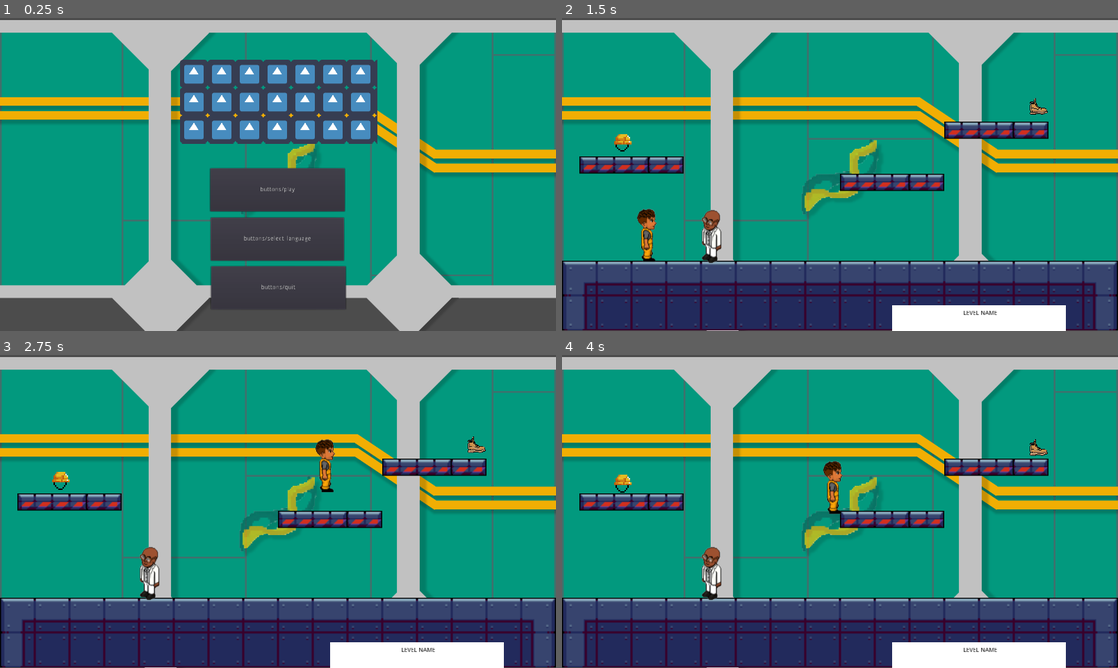
Above: before the commit, frames 1-4 (two rows, left to right).
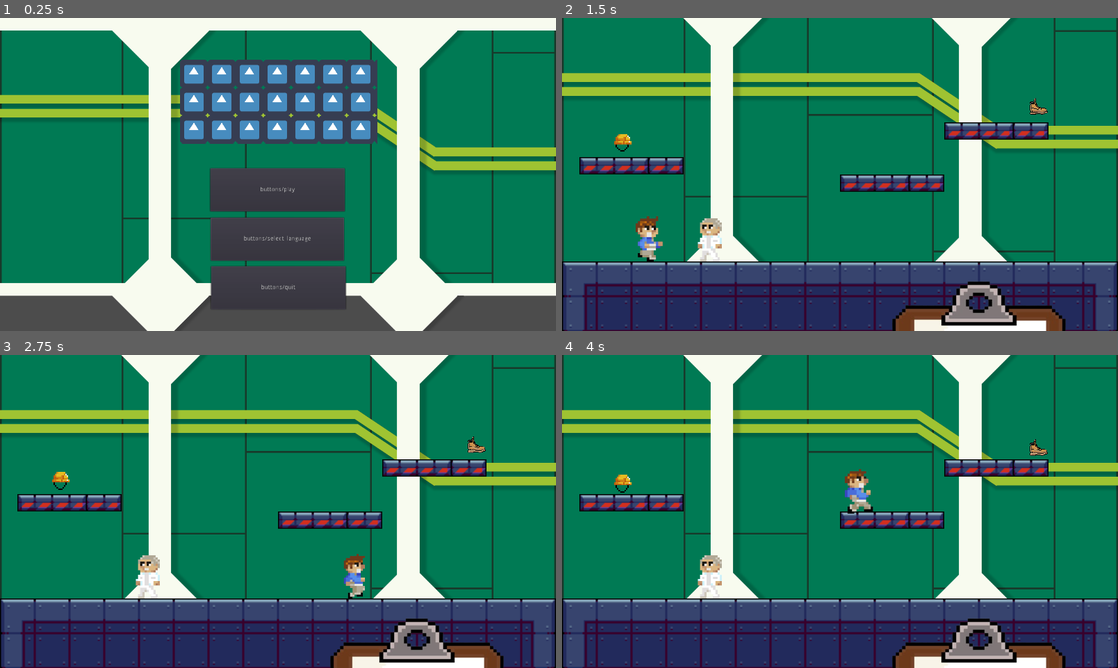
Above: after the commit, the same moments.

Repository: 2023M1T6-Inteli/grupo5
Game: Godot game, scene res://scenes/Main.tscn
Two runs of this game, one before a commit and one after it. Both use one fixed random seed, a clock stepped at 60 frames per second and the inputs below. The engine's default icon, where the game draws it, is replaced by a stand-in: a white triangle on a blue panel in a dark square.
Inputs (mouse positions are in pixels of both pictures, inside the frame that each line leads up to):
- Up to frame 1 (0.25 s): no input
- Up to frame 2 (1.5 s): click "buttons/play" at 0.5 s; tap Enter (interact) at 1.25 s; move the mouse to (962, 158) at 1.27 s; hold D (move_right) from 1.28 s (still down); hold Enter (interact) from 1.28 s (still down); click (962, 158) at 1.42 s
- Up to frame 3 (2.75 s): keep holding D (move_right); tap W (jump) at 1.52, 2.27 s; move the mouse to (166, 527) at 2.02 s; release Enter (interact) at 2.03 s; tap Enter (interact) at 2.1 s; click (166, 527) at 2.17 s
- Up to frame 4 (4 s): move the mouse to (895, 442) at 2.77 s; release D (move_right) at 2.78 s; hold A (move_left) 2.78-3.53 s; hold Enter (interact) 2.78-3.53 s; click (895, 442) at 2.92 s; move the mouse to (812, 574) at 3.52 s; hold D (move_right) from 3.53 s (still down); tap Enter (interact) at 3.6 s; click (812, 574) at 3.67 s; tap W (jump) at 3.77 s

The runs differ from the first frame. In frame 1, 73% of the frame differs, in the area x 0-100%, y 0-100%; in frame 2, 79%; in frame 3, 79%; in frame 4, 79%.
Error before the commit: Invalid get index 'characters' (on base: 'Nil'). (res://scripts/locales.gd:46)
Error after the commit: Invalid get index 'characters' (on base: 'Nil'). (res://scripts/locales.gd:48)

Commit message:
fix: new backgrounds and player sprites

Diff:
--- a/src/scenes/Clipboard.tscn
+++ b/src/scenes/Clipboard.tscn
@@ -1,7 +1,8 @@
-[gd_scene load_steps=4 format=2]
+[gd_scene load_steps=6 format=2]
 
-[ext_resource path="res://assets/clipboard/clipboardBG.png" type="Texture" id=1]
+[ext_resource path="res://assets/Retro Gaming.ttf" type="DynamicFontData" id=1]
 [ext_resource path="res://scripts/Clipboard.gd" type="Script" id=2]
+[ext_resource path="res://assets/clipboard/clipboardBG.png" type="Texture" id=3]
 
 [sub_resource type="Animation" id=1]
 resource_name = "slideToScreen"
@@ -19,27 +20,44 @@
 "values": [ Vector2( 120, 300 ), Vector2( 120, -150 ) ]
 }
 
-[node name="Clipboard" type="TextureButton"]
+[sub_resource type="DynamicFont" id=2]
+size = 40
+font_data = ExtResource( 1 )
+
+[node name="Clipboard" type="Button"]
 margin_left = 120.0
 margin_top = 300.0
 margin_right = 520.0
 margin_bottom = 800.0
-texture_normal = ExtResource( 1 )
+flat = true
 script = ExtResource( 2 )
+
+[node name="NinePatchRect" type="NinePatchRect" parent="."]
+margin_left = -2.0
+margin_top = -57.0
+margin_right = 402.0
+margin_bottom = 497.0
+texture = ExtResource( 3 )
+patch_margin_left = 109
+patch_margin_top = 143
+patch_margin_right = 88
+patch_margin_bottom = 101
 
 [node name="Animation" type="AnimationPlayer" parent="."]
 anims/slideToScreen = SubResource( 1 )
 
-[node name="RichTextLabel" type="RichTextLabel" parent="."]
-anchor_right = 1.0
-anchor_bottom = 0.093
-margin_left = 164.0
-margin_top = 12.0
-margin_right = -140.0
-margin_bottom = -16.5
-rect_min_size = Vector2( 10, 10 )
+[node name="LevelName" type="RichTextLabel" parent="."]
+margin_left = 46.0
+margin_top = 62.0
+margin_right = 359.0
+margin_bottom = 120.0
+grow_horizontal = 2
+grow_vertical = 2
+mouse_filter = 2
 custom_colors/default_color = Color( 0, 0, 0, 1 )
-custom_colors/selection_color = Color( 0, 0, 0, 1 )
+custom_fonts/normal_font = SubResource( 2 )
+bbcode_enabled = true
+bbcode_text = "[center]LEVEL NAME[/center]"
 text = "LEVEL NAME"
 
 [connection signal="mouse_entered" from="." to="." method="_on_mouse_entered"]
--- a/src/scenes/Level1.tscn
+++ b/src/scenes/Level1.tscn
@@ -409,11 +409,11 @@
 12/shape_offset = Vector2( 0, 0 )
 12/shape_transform = Transform2D( 1, 0, 0, 1, 0, 0 )
 12/shape = SubResource( 27 )
-12/shape_one_way = false
+12/shape_one_way = true
 12/shape_one_way_margin = 1.0
 12/shapes = [ {
 "autotile_coord": Vector2( 0, 0 ),
-"one_way": false,
+"one_way": true,
 "one_way_margin": 1.0,
 "shape": SubResource( 27 ),
 "shape_transform": Transform2D( 1, 0, 0, 1, 0, 0 )
@@ -430,11 +430,11 @@
 13/shape_offset = Vector2( 0, 0 )
 13/shape_transform = Transform2D( 1, 0, 0, 1, 0, 0 )
 13/shape = SubResource( 28 )
-13/shape_one_way = false
+13/shape_one_way = true
 13/shape_one_way_margin = 1.0
 13/shapes = [ {
 "autotile_coord": Vector2( 0, 0 ),
-"one_way": false,
+"one_way": true,
 "one_way_margin": 1.0,
 "shape": SubResource( 28 ),
 "shape_transform": Transform2D( 1, 0, 0, 1, 0, 0 )
@@ -451,11 +451,11 @@
 14/shape_offset = Vector2( 0, 0 )
 14/shape_transform = Transform2D( 1, 0, 0, 1, 0, 0 )
 14/shape = SubResource( 29 )
-14/shape_one_way = false
+14/shape_one_way = true
 14/shape_one_way_margin = 1.0
 14/shapes = [ {
 "autotile_coord": Vector2( 0, 0 ),
-"one_way": false,
+"one_way": true,
 "one_way_margin": 1.0,
 "shape": SubResource( 29 ),
 "shape_transform": Transform2D( 1, 0, 0, 1, 0, 0 )
@@ -1691,13 +1691,14 @@
 
 [node name="Background" type="TextureRect" parent="."]
 margin_left = -640.0
-margin_top = -355.0
-margin_right = -64.0
-margin_bottom = -31.0
+margin_top = -410.0
+margin_right = 640.0
+margin_bottom = 310.0
+rect_pivot_offset = Vector2( -538, -259 )
 texture = ExtResource( 3 )
+stretch_mode = 5
 
 [node name="Ground" type="TileMap" parent="."]
-position = Vector2( 0, -2 )
 scale = Vector2( 2.5, 2.5 )
 tile_set = SubResource( 14 )
 cell_size = Vector2( 16, 16 )
@@ -1717,10 +1718,10 @@
 PPEName = "helmet"
 storePositionY = -250
 
-[node name="Player" parent="." instance=ExtResource( 70 )]
-position = Vector2( -541, 130 )
-
 [node name="Clipboard" parent="." instance=ExtResource( 69 )]
 
 [node name="NPC" parent="." instance=ExtResource( 71 )]
 position = Vector2( -300, 145 )
+
+[node name="Player" parent="." instance=ExtResource( 70 )]
+position = Vector2( -540, 150 )
--- a/src/scenes/Main.tscn
+++ b/src/scenes/Main.tscn
@@ -9,9 +9,9 @@
 
 [node name="Background" type="TextureRect" parent="."]
 margin_left = -640.0
-margin_top = -355.0
+margin_top = -360.0
 margin_right = 640.0
-margin_bottom = 365.0
+margin_bottom = 360.0
 mouse_filter = 0
 texture = ExtResource( 1 )
 
--- a/src/scenes/minigames/pallets/PalletsMinigame.tscn
+++ b/src/scenes/minigames/pallets/PalletsMinigame.tscn
@@ -1,6 +1,6 @@
 [gd_scene load_steps=6 format=2]
 
-[ext_resource path="res://assets/box.png" type="Texture" id=1]
+[ext_resource path="res://assets/background/pallet.png" type="Texture" id=1]
 [ext_resource path="res://scenes/minigames/pallets/FixedWood.tscn" type="PackedScene" id=2]
 [ext_resource path="res://scenes/minigames/pallets/PalletWood.tscn" type="PackedScene" id=3]
 [ext_resource path="res://scripts/minigames/PalletsMinigame.gd" type="Script" id=4]
@@ -9,51 +9,53 @@
 [node name="PalletsMinigame" type="Node2D"]
 script = ExtResource( 4 )
 
-[node name="NinePatchRect" type="NinePatchRect" parent="."]
-anchor_left = 0.5
-anchor_top = 0.5
-anchor_right = 0.5
-anchor_bottom = 0.5
+[node name="Darkener" type="ColorRect" parent="."]
+anchor_right = 1.0
+anchor_bottom = 1.0
+margin_right = 1280.0
+margin_bottom = 720.0
+mouse_filter = 2
+color = Color( 0, 0, 0, 0.3 )
+
+[node name="Background" type="TextureRect" parent="."]
 margin_left = 50.0
 margin_top = 50.0
 margin_right = 1230.0
 margin_bottom = 670.0
+mouse_filter = 2
 texture = ExtResource( 1 )
-patch_margin_left = 12
-patch_margin_top = 13
-patch_margin_right = 15
-patch_margin_bottom = 11
 
 [node name="StorePosition" type="Position2D" parent="." groups=["dropNodes"]]
-position = Vector2( 942, 184 )
+position = Vector2( 894, 250 )
 script = ExtResource( 5 )
 
 [node name="StorePosition2" type="Position2D" parent="." groups=["dropNodes"]]
-position = Vector2( 942, 280 )
+position = Vector2( 894, 346 )
 script = ExtResource( 5 )
 
 [node name="StorePosition3" type="Position2D" parent="." groups=["dropNodes"]]
-position = Vector2( 942, 376 )
+position = Vector2( 894, 442 )
 script = ExtResource( 5 )
 
 [node name="PalletWood" parent="." instance=ExtResource( 3 )]
-position = Vector2( 950, 368 )
+position = Vector2( 902, 434 )
 
 [node name="PalletWood2" parent="." instance=ExtResource( 3 )]
-position = Vector2( 948, 286 )
+position = Vector2( 900, 352 )
 dropPoint = 1
 
 [node name="PalletWood3" parent="." instance=ExtResource( 3 )]
-position = Vector2( 942, 188 )
+position = Vector2( 894, 254 )
 dropPoint = 2
 
 [node name="FixedWood" parent="." instance=ExtResource( 2 )]
+position = Vector2( 222, 416 )
 
 [node name="FixedWood2" parent="." instance=ExtResource( 2 )]
-position = Vector2( 380, 350 )
+position = Vector2( 332, 416 )
 
 [node name="FixedWood3" parent="." instance=ExtResource( 2 )]
-position = Vector2( 490, 350 )
+position = Vector2( 442, 416 )
 
 [node name="FixedWood4" parent="." instance=ExtResource( 2 )]
-position = Vector2( 600, 350 )
+position = Vector2( 552, 416 )
--- a/src/scenes/minigames/stack/Box.tscn
+++ b/src/scenes/minigames/stack/Box.tscn
@@ -7,7 +7,7 @@
 extents = Vector2( 250, 25 )
 
 [node name="Box" type="KinematicBody2D"]
-position = Vector2( 320, 100 )
+visible = false
 script = ExtResource( 1 )
 
 [node name="ColorRect" type="ColorRect" parent="."]
@@ -18,3 +18,8 @@
 
 [node name="CollisionShape2D" type="CollisionShape2D" parent="."]
 shape = SubResource( 2 )
+one_way_collision = true
+
+[node name="Tween" type="Tween" parent="."]
+
+[connection signal="tween_completed" from="Tween" to="." method="runTween"]
--- a/src/scenes/minigames/stack/Stack.tscn
+++ b/src/scenes/minigames/stack/Stack.tscn
@@ -1,22 +1,29 @@
 [gd_scene load_steps=8 format=2]
 
-[ext_resource path="res://assets/box.png" type="Texture" id=1]
-[ext_resource path="res://scenes/minigames/stack/Box.tscn" type="PackedScene" id=2]
-[ext_resource path="res://assets/minigames/finishedPallet.png" type="Texture" id=3]
-[ext_resource path="res://assets/Retro Gaming.ttf" type="DynamicFontData" id=4]
-[ext_resource path="res://scripts/minigames/Stack.gd" type="Script" id=5]
+[ext_resource path="res://scenes/minigames/stack/Box.tscn" type="PackedScene" id=1]
+[ext_resource path="res://scripts/minigames/Stack.gd" type="Script" id=2]
+[ext_resource path="res://assets/box.png" type="Texture" id=3]
+[ext_resource path="res://assets/minigames/finishedPallet.png" type="Texture" id=4]
+[ext_resource path="res://assets/Retro Gaming.ttf" type="DynamicFontData" id=5]
 
 [sub_resource type="RectangleShape2D" id=1]
 extents = Vector2( 250, 30 )
 
 [sub_resource type="DynamicFont" id=2]
 size = 50
-font_data = ExtResource( 4 )
+font_data = ExtResource( 5 )
 
 [node name="Stack" type="Node2D"]
-script = ExtResource( 5 )
+script = ExtResource( 2 )
 
-[node name="NinePatchRect" type="NinePatchRect" parent="."]
+[node name="Darkener" type="ColorRect" parent="."]
+anchor_right = 1.0
+anchor_bottom = 1.0
+margin_right = 1280.0
+margin_bottom = 720.0
+color = Color( 0, 0, 0, 0.3 )
+
+[node name="Background" type="NinePatchRect" parent="."]
 anchor_left = 0.5
 anchor_top = 0.5
 anchor_right = 0.5
--- a/src/scenes/npc_quimic.tscn
+++ b/src/scenes/npc_quimic.tscn
@@ -1,27 +1,31 @@
 [gd_scene load_steps=6 format=2]
 
-[ext_resource path="res://assets/NPCs/químico.png" type="Texture" id=1]
+[ext_resource path="res://assets/NPCs/chemical.png" type="Texture" id=1]
 [ext_resource path="res://scripts/NPC.gd" type="Script" id=2]
-[ext_resource path="res://assets/NPCs/quimico_stroke.png" type="Texture" id=3]
+[ext_resource path="res://assets/NPCs/chemicalStroke.png" type="Texture" id=3]
 [ext_resource path="res://assets/NPCs/msgbox.png" type="Texture" id=4]
 
 [sub_resource type="RectangleShape2D" id=1]
-extents = Vector2( 65, 45.5 )
+extents = Vector2( 50, 50 )
 
 [node name="npc_quimico" type="Area2D"]
 script = ExtResource( 2 )
 
-[node name="Sprite" type="Sprite" parent="."]
-texture = ExtResource( 1 )
-flip_h = true
-
 [node name="CollisionShape2D" type="CollisionShape2D" parent="."]
-position = Vector2( 0, -22 )
+position = Vector2( 0, -12 )
 shape = SubResource( 1 )
 
 [node name="Stroke" type="Sprite" parent="."]
 visible = false
+position = Vector2( 0, 5 )
+scale = Vector2( 0.7, 0.7 )
 texture = ExtResource( 3 )
+flip_h = true
+
+[node name="Sprite" type="Sprite" parent="."]
+position = Vector2( 0, 5 )
+scale = Vector2( 0.7, 0.7 )
+texture = ExtResource( 1 )
 flip_h = true
 
 [node name="Dialog" type="TextureRect" parent="."]
--- a/src/scenes/player.tscn
+++ b/src/scenes/player.tscn
@@ -1,15 +1,17 @@
-[gd_scene load_steps=10 format=2]
+[gd_scene load_steps=13 format=2]
 
 [ext_resource path="res://scripts/player.gd" type="Script" id=1]
-[ext_resource path="res://assets/player/run_animaton/idle.png" type="Texture" id=2]
+[ext_resource path="res://assets/player/run_animaton/run7.png" type="Texture" id=2]
 [ext_resource path="res://assets/player/run_animaton/run4.png" type="Texture" id=3]
 [ext_resource path="res://assets/player/run_animaton/run3.png" type="Texture" id=4]
 [ext_resource path="res://assets/player/run_animaton/run2.png" type="Texture" id=5]
 [ext_resource path="res://assets/player/run_animaton/run1.png" type="Texture" id=6]
+[ext_resource path="res://assets/player/run_animaton/run6.png" type="Texture" id=7]
+[ext_resource path="res://assets/player/run_animaton/run5.png" type="Texture" id=8]
+[ext_resource path="res://assets/player/run_animaton/reset.png" type="Texture" id=9]
 
-[sub_resource type="CapsuleShape2D" id=4]
-radius = 25.0
-height = 74.0
+[sub_resource type="RectangleShape2D" id=6]
+extents = Vector2( 35, 52 )
 
 [sub_resource type="Animation" id=2]
 length = 0.001
@@ -22,13 +24,14 @@
 tracks/0/keys = {
 "times": PoolRealArray( 0 ),
 "transitions": PoolRealArray( 1 ),
-"update": 0,
-"values": [ ExtResource( 2 ) ]
+"update": 1,
+"values": [ ExtResource( 9 ) ]
 }
 
-[sub_resource type="Animation" id=3]
+[sub_resource type="Animation" id=5]
 resource_name = "run"
-length = 0.5
+length = 0.6
+loop = true
 tracks/0/type = "value"
 tracks/0/path = NodePath("Sprite:texture")
 tracks/0/interp = 1
@@ -36,23 +39,25 @@
 tracks/0/imported = false
 tracks/0/enabled = true
 tracks/0/keys = {
-"times": PoolRealArray( 0, 0.1, 0.2, 0.3, 0.4 ),
-"transitions": PoolRealArray( 1, 1, 1, 1, 1 ),
+"times": PoolRealArray( 0, 0.1, 0.2, 0.3, 0.4, 0.5, 0.6 ),
+"transitions": PoolRealArray( 1, 1, 1, 1, 1, 1, 1 ),
 "update": 1,
-"values": [ ExtResource( 6 ), ExtResource( 5 ), ExtResource( 4 ), ExtResource( 3 ), ExtResource( 5 ) ]
+"values": [ ExtResource( 6 ), ExtResource( 5 ), ExtResource( 4 ), ExtResource( 3 ), ExtResource( 8 ), ExtResource( 7 ), ExtResource( 2 ) ]
 }
 
 [node name="player" type="KinematicBody2D" groups=["Player"]]
 script = ExtResource( 1 )
 
-[node name="Sprite" type="Sprite" parent="."]
-physics_interpolation_mode = 2
-texture = ExtResource( 2 )
-
 [node name="CollisionShape2D" type="CollisionShape2D" parent="."]
-position = Vector2( -4, -6 )
-shape = SubResource( 4 )
+position = Vector2( -1, -1 )
+shape = SubResource( 6 )
 
 [node name="Animation" type="AnimationPlayer" parent="."]
 anims/RESET = SubResource( 2 )
-anims/run = SubResource( 3 )
+anims/run = SubResource( 5 )
+
+[node name="Sprite" type="Sprite" parent="."]
+physics_interpolation_mode = 2
+scale = Vector2( 0.7, 0.7 )
+texture = ExtResource( 9 )
+region_rect = Rect2( 24.0732, 9.39769, 853.919, 173.352 )
--- a/src/scripts/Clipboard.gd
+++ b/src/scripts/Clipboard.gd
@@ -1,4 +1,10 @@
-extends TextureButton
+extends Button
+
+
+func _ready():
+	var levelIndex = $"..".name.replace('Level', '')
+	levelIndex = int(levelIndex)-1
+	$LevelName.bbcode_text = '[center]' + Locales.levels[levelIndex] + '[/center]'
 
 
 func _on_mouse_entered():
--- a/src/scripts/locales.gd
+++ b/src/scripts/locales.gd
@@ -12,6 +12,8 @@
 var dialogs = {}
 # textos de botões
 var buttons = {}
+# nomes de levels
+var levels = []
 
 
 func getAvailableLanguages():
@@ -46,6 +48,7 @@
 	characters = locale.characters
 	dialogs = locale.dialogs
 	buttons = locale.buttons
+	levels = locale.levels
 
 
 func _ready():
--- a/src/scripts/player.gd
+++ b/src/scripts/player.gd
@@ -22,14 +22,16 @@
 	# aplica as velocidades de acordo com o movimento desejado
 	if jump and is_on_floor():
 		velocity.y = jumpSpeed
-	if right:
+	elif right:
 		velocity.x += runSpeed
 		animation.play('run')
 		sprite.flip_h = false
-	if left:
+	elif left:
 		velocity.x -= runSpeed
 		animation.play('run')
 		sprite.flip_h = true
+	else:
+		animation.play("RESET")
 
 
 func _physics_process(delta):
Binary file added: src/assets/NPCs/chemical.png
Not shown, added: src/assets/NPCs/chemical.png.import
Binary file added: src/assets/NPCs/chemicalStroke.png
Not shown, added: src/assets/NPCs/chemicalStroke.png.import
Not shown, added: src/assets/background/background.jpg.import
Binary file changed: src/assets/background/background.png
Binary file added: src/assets/background/pallet.png
Not shown, added: src/assets/background/pallet.png.import
Binary file changed: src/assets/clipboard/clipboardBG.png
Binary file added: src/assets/player/run_animaton/reset.png
Not shown, added: src/assets/player/run_animaton/reset.png.import
Binary file added: src/assets/player/run_animaton/run.png
(and 12 more such lines)
